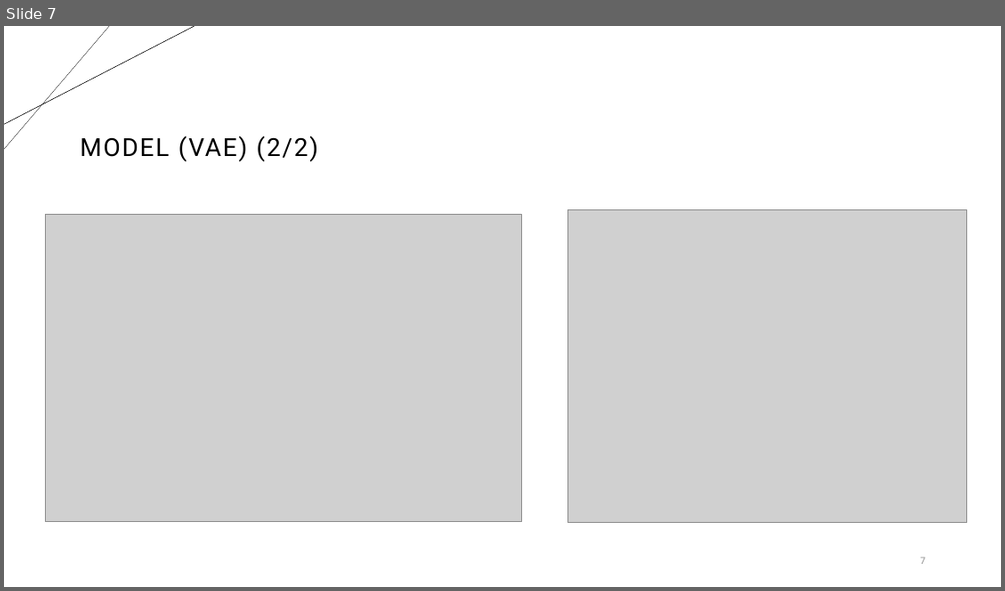
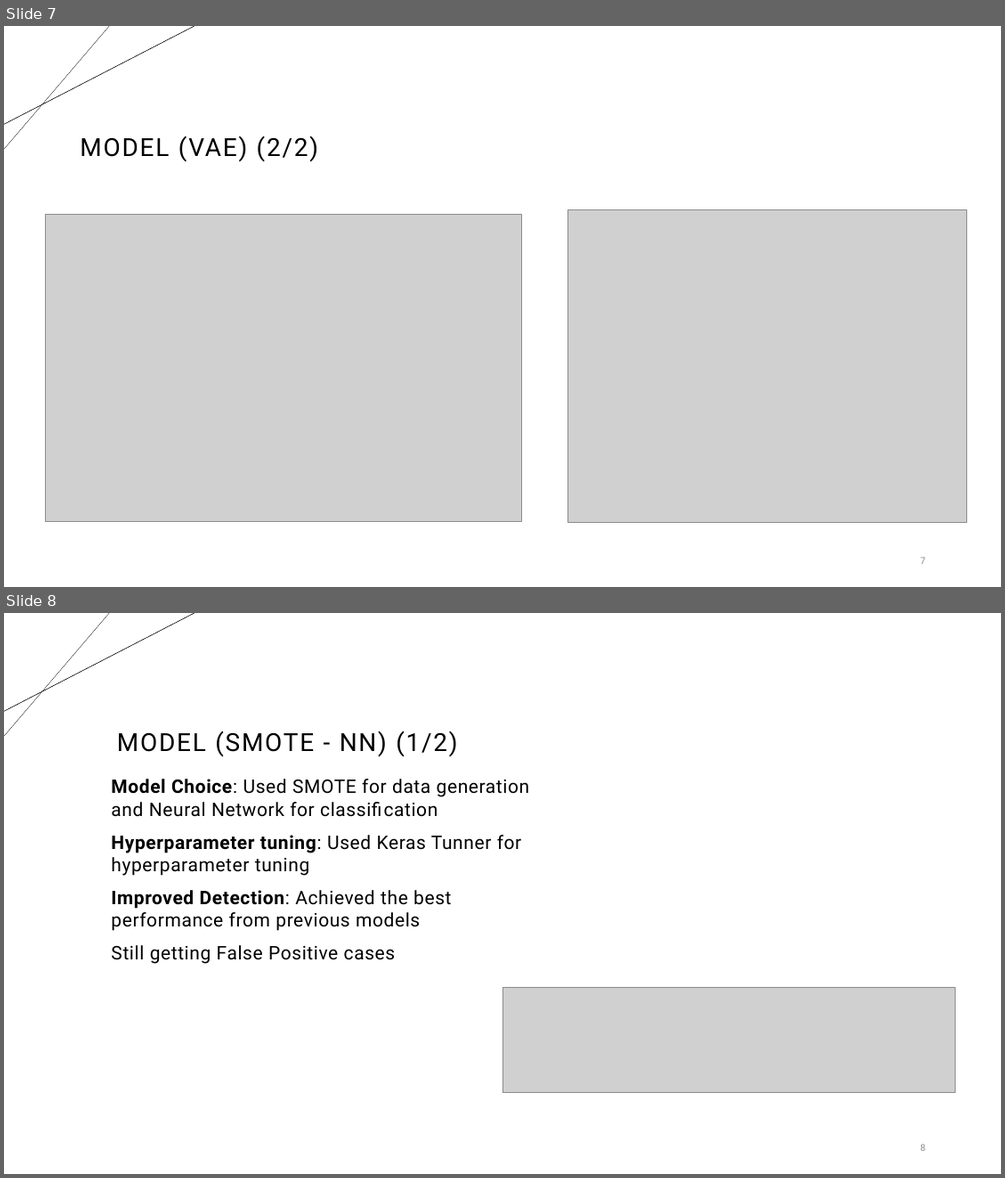
Before and after one commit to mubashar856/Simbox-Traffic-ByPass-Detection, a slide deck: 4_Presentation/SimBox_Traffic_Bypass_(Telecom)_Fraud_Detection.pptx. Shown one above the other, each under a label of ours: slide 7 before the commit, slides 7 and 8 after it. The pictures are 1005x591 and 1005x1178 pixels, drawn with LibreOffice and Linux fonts; fonts in the diff are those of the drawing; grey boxes stand for pictures. Boxes give left, top, right and bottom in pixels: in the first picture for what was removed or moved away, otherwise in the second. Text is boxed around its words. In the diff, an @@ line names an element or a change of style, - is before the commit and + after.

```diff
--- a/4_Presentation/SimBox_Traffic_Bypass_(Telecom)_Fraud_Detection.pptx
+++ b/4_Presentation/SimBox_Traffic_Bypass_(Telecom)_Fraud_Detection.pptx
@@ slide 8 added at (4,613,1001,1174), background #FFFFFF; not listed: 2 template elements that a slide beside it also shows @@
@@ title added at (117,730,457,757), 24 pt, text #000000 @@
+MODEL (SMOTE - NN) (1/2)
@@ text added at (111,779,529,964), 18 pt, text #000000 @@
+Model Choice: Used SMOTE for data generation and Neural Network for classification
+Hyperparameter tuning: Used Keras Tunner for hyperparameter tuning
+Improved Detection: Achieved the best performance from previous models
+Still getting False Positive cases
@@ picture added at (502,987,955,1093) @@
@@ page number added at (920,1143,925,1151), 9 pt, text #8C8C8C @@
+8
```
Also in this commit, not shown: 2 slides changed, 2 other slides added.
